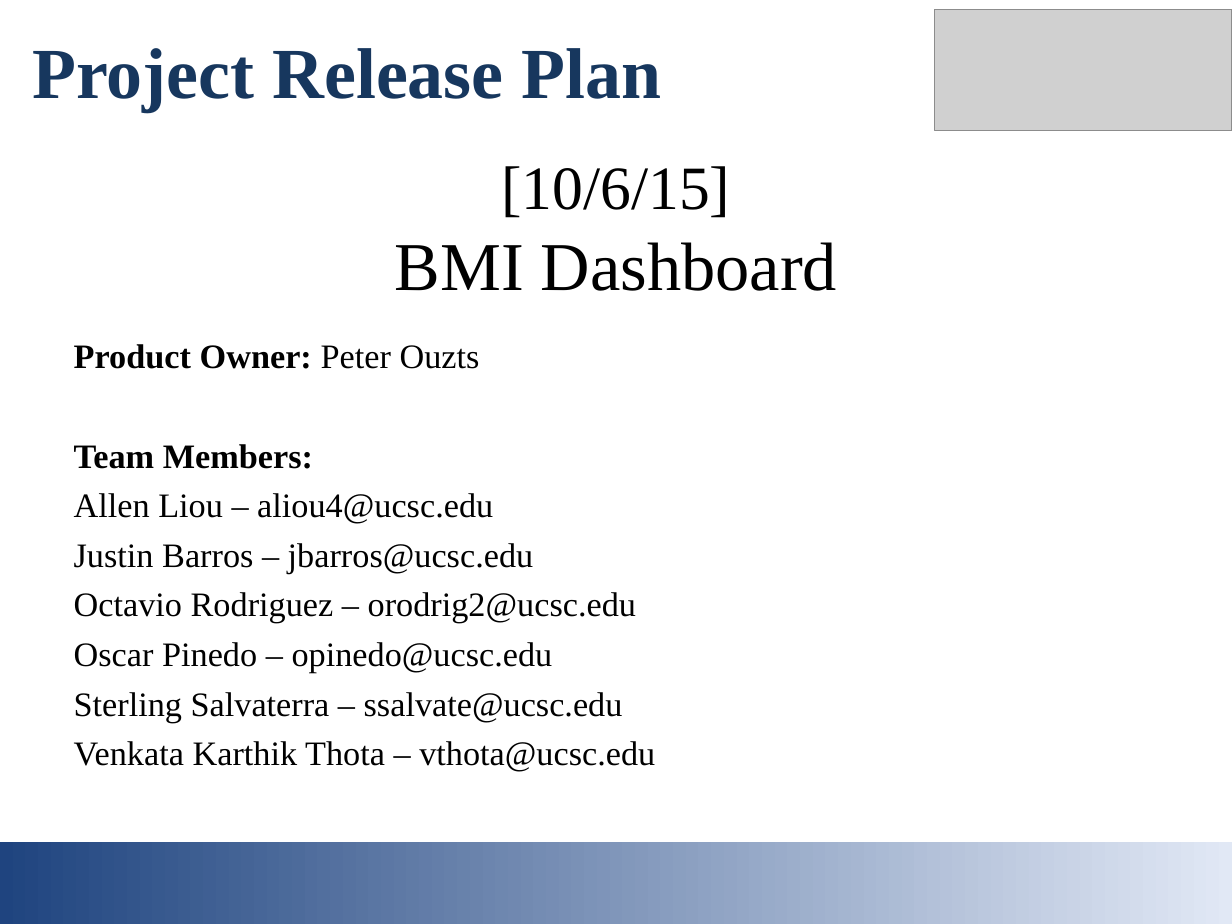
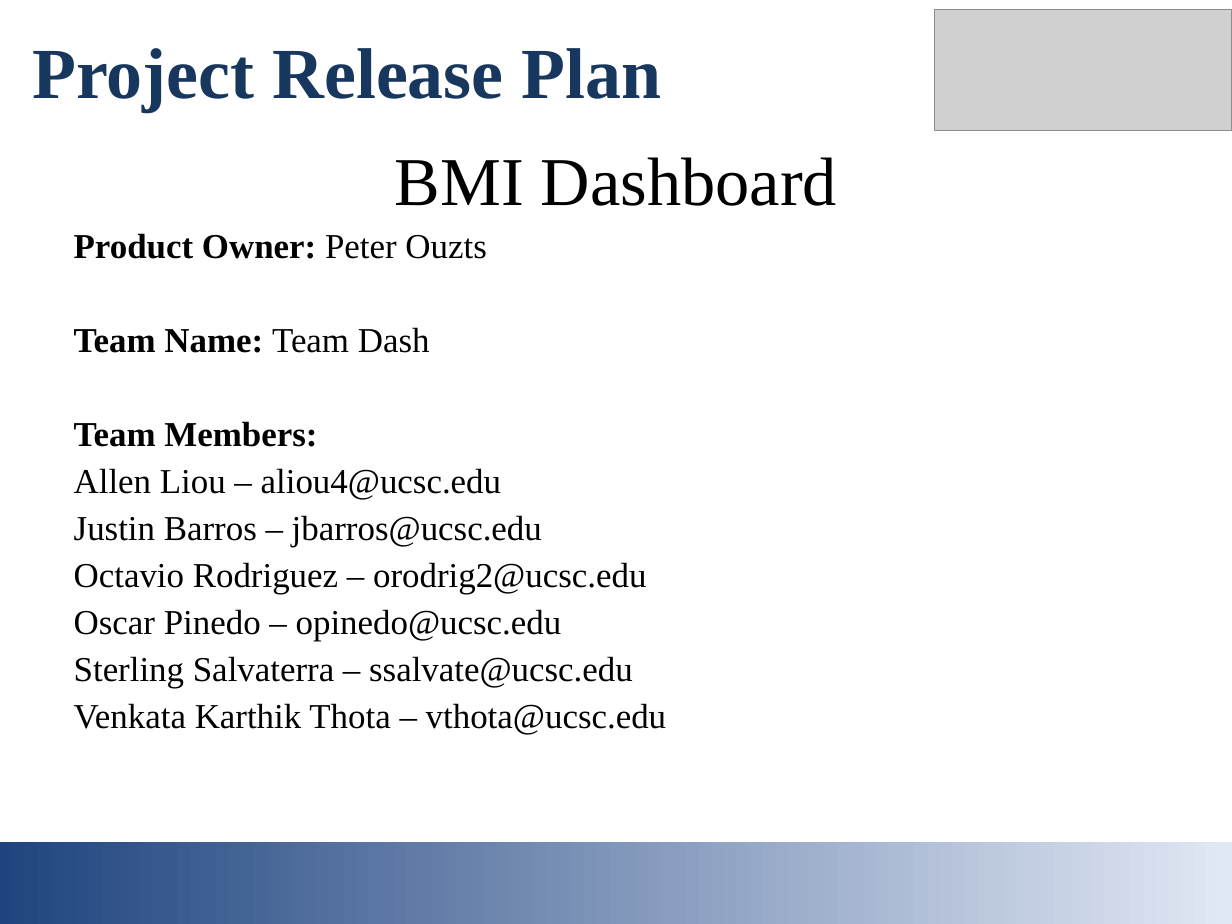
Before and after one commit to kthotav/CMPS115, a slide deck: slide 1 of Deliverables/Initial Presentation_DRAFT.ppt. Drawn at 1232x924 pixels with LibreOffice and Linux fonts; fonts in the diff are those of the drawing; grey boxes stand for pictures. Boxes give left, top, right and bottom in pixels: in the first picture for what was removed or moved away, otherwise in the second. Text is boxed around its words. In the diff, an @@ line names an element or a change of style, - is before the commit and + after.

```diff
--- a/Deliverables/Initial Presentation_DRAFT.ppt
+++ b/Deliverables/Initial Presentation_DRAFT.ppt
@@ title at (x1=395, y1=157, x2=837, y2=206): text changed @@
-[10/6/15]
-BMI Dashboard
+BMI Dashboard
@@ text "Product Owner: Peter Ouzts" moved from (x1=74, y1=344, x2=655, y2=772) to (x1=74, y1=233, x2=666, y2=735) @@
@@ text at (x1=74, y1=233, x2=666, y2=735): size 20 to 20.4 pt; line spacing 1 to 0.9 @@
@@ text at (x1=74, y1=327, x2=430, y2=353): paragraph added @@
+Team Name: Team Dash
```
Also in this commit, not shown: 3 other slides changed, 1 slide added, 21 other files.
